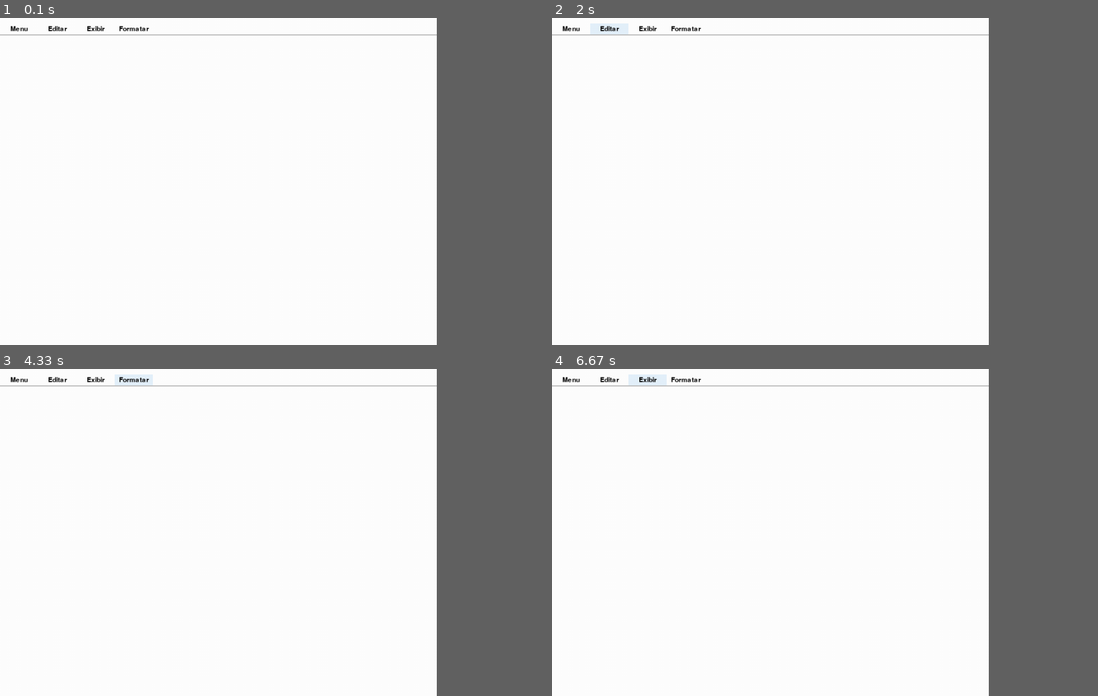
Above: before the commit, frames 1-4 (two rows, left to right).
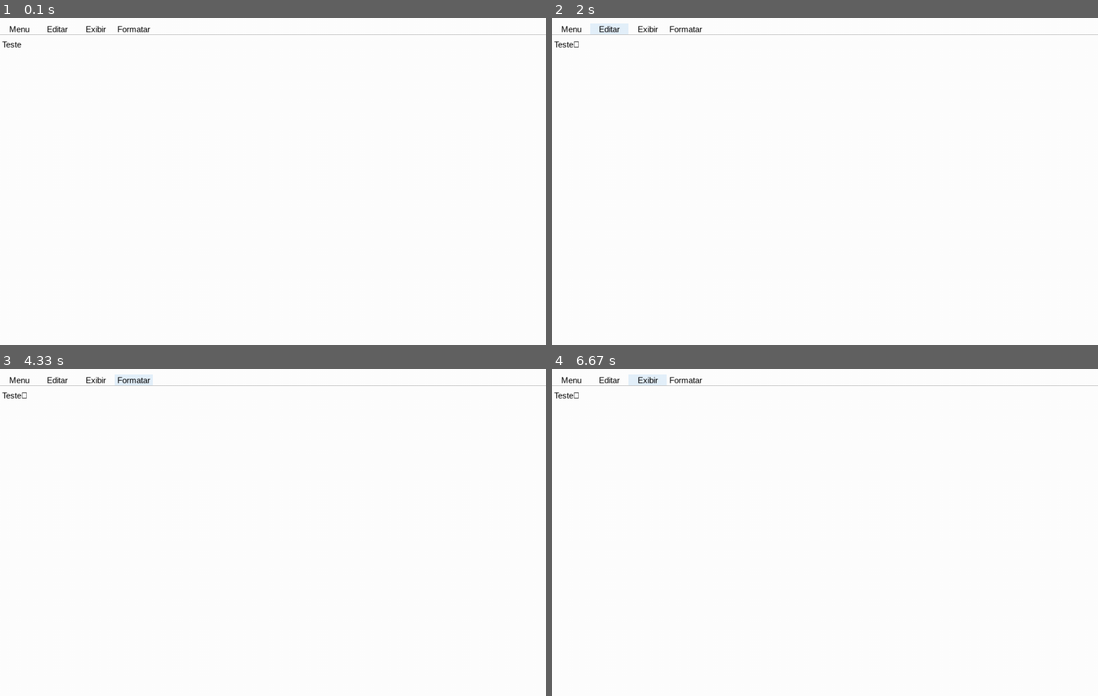
Above: after the commit, the same moments.

Repository: PedroGoulartbranco/Bloco-de-notas-pygame
Game: pygame game, started from main.py
Two runs of this game, one before a commit and one after it. Both use one fixed random seed, a clock stepped at 60 frames per second and the inputs below.
Inputs (mouse positions are in pixels of both pictures, inside the frame that each line leads up to):
- Up to frame 1 (0.1 s): no input
- Up to frame 2 (2 s): tap Enter at 0.33 s; click "Editar" at 1.72 s
- Up to frame 3 (4.33 s): click (283, 421) at 2.05 s; click "Exibir" at 2.88 s; click (196, 463) at 3.22 s; click "Formatar" at 4.05 s
- Up to frame 4 (6.67 s): click (939, 473) at 4.38 s; click "Editar" at 5.22 s; click (666, 512) at 5.55 s; click "Exibir" at 6.38 s
The window is 720x540 before the commit and 900x540 after it. Grey fills any space a smaller window leaves; there, only what the larger window draws over its background counts as a difference.

The runs differ from the first frame. In frame 1, 0.5% of the frame differs, in the area x 0-100%, y 2-10%; in frame 2, 0.5%; in frame 3, 0.5%; in frame 4, 0.5%.

Commit message:
pessoa pode digitar

Diff:
--- a/main.py
+++ b/main.py
@@ -5,11 +5,14 @@
 pygame.init()
 
 # cria a janela
-LARGURA, ALTURA = 800, 600
+LARGURA, ALTURA = 1000, 600
 tela = pygame.display.set_mode((LARGURA, ALTURA))
 pygame.display.set_caption("Bloco de Notas")
 
-fonte_menu = pygame.font.Font(None, 18)
+fonte_menu = pygame.font.SysFont('arial', 15)
+fonte_texto = pygame.font.SysFont('arial', 15)
+
+texto_usuario = "Teste"
 
 def desenhar_texto():
     #Criando texto botoes
@@ -62,14 +65,19 @@
     for event in pygame.event.get():
         if event.type == pygame.QUIT:
             rodando = False
+        if event.type == pygame.KEYDOWN:
+            texto_usuario += event.unicode
 
     posicao_mouse = pygame.mouse.get_pos()
 
     tela.fill("white")
-    linha = pygame.draw.line(tela, ("gray"), (0, 30), (LARGURA, 30), 2)
+    linha = pygame.draw.line(tela, ("gray"), (0, 30), (LARGURA, 30), 1)
 
     botao_arquivo, botao_editar, botao_formatar, botao_exibir = desenhar_botoes()
     desenhar_texto()
+
+    texto_surface = fonte_texto.render(texto_usuario, True, "black")
+    tela.blit(texto_surface, (4, 40))
 
     pygame.display.flip()   # atualiza a tela
 
